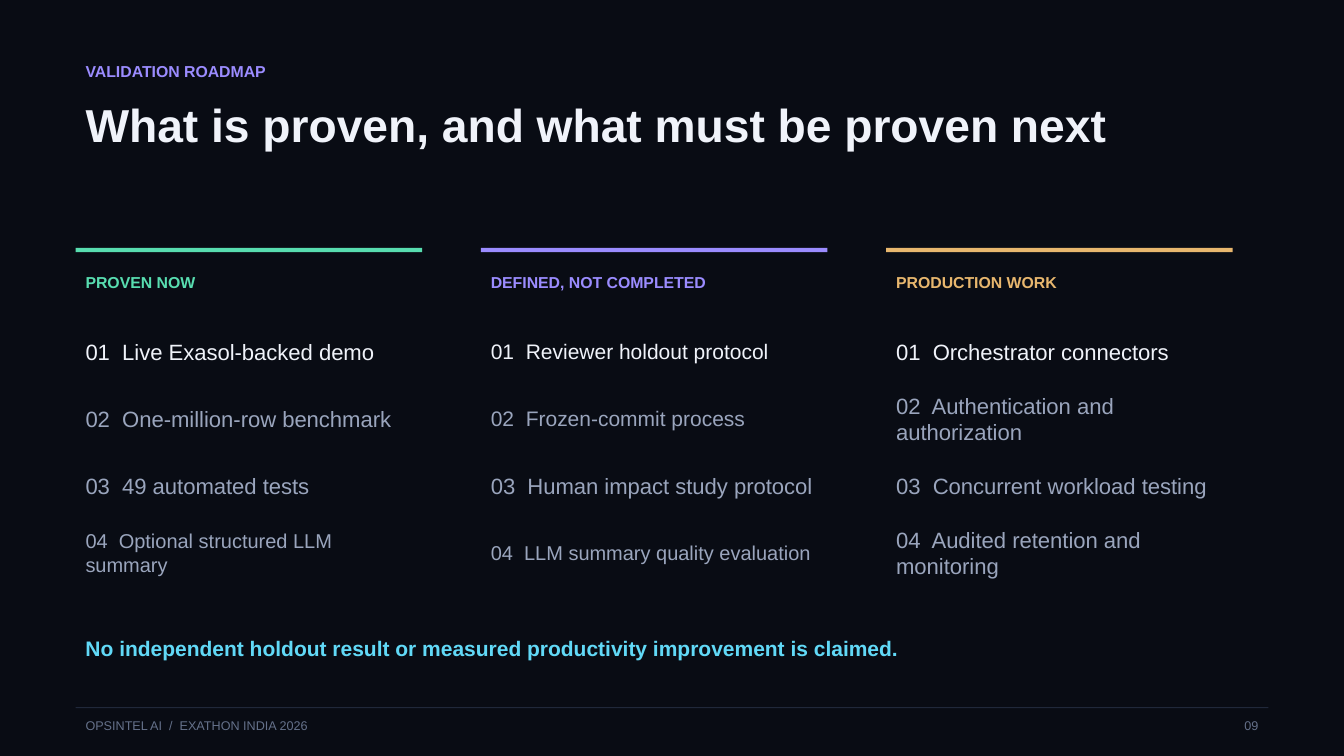
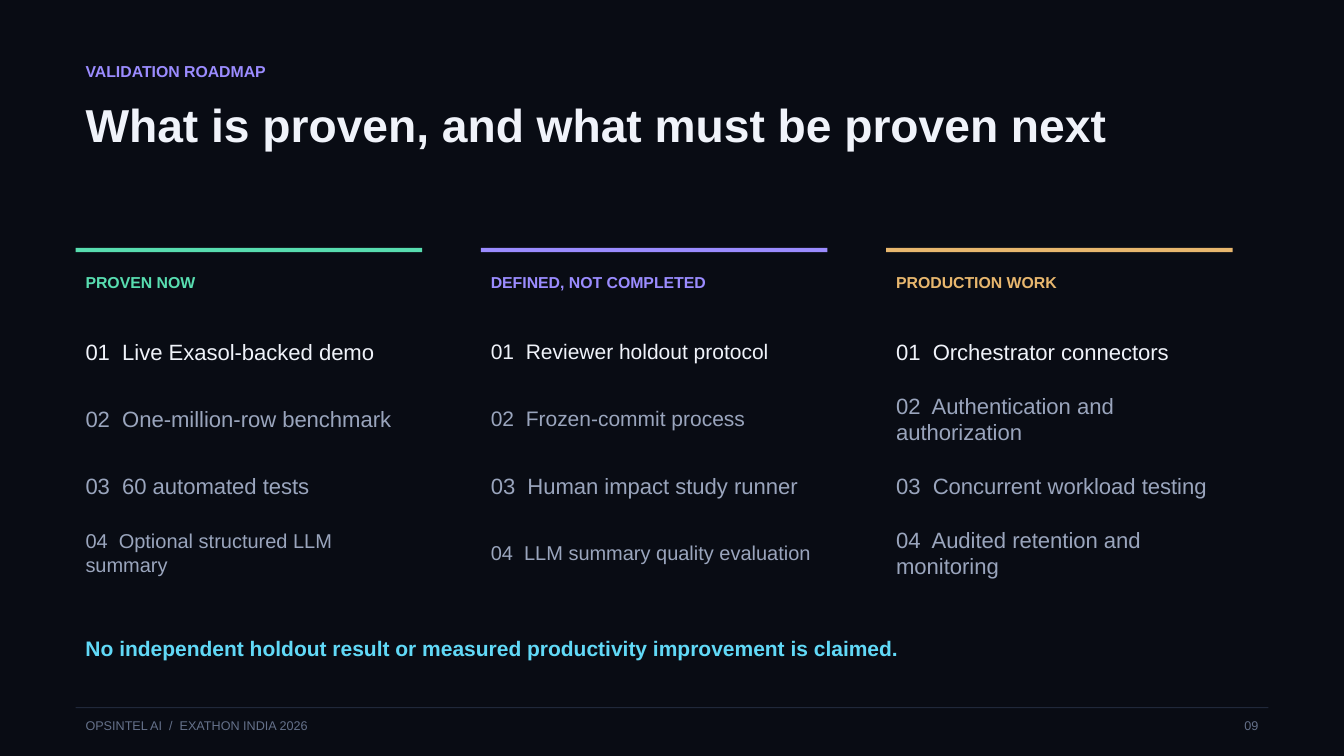
Before and after one commit to Anafa-thabassum/opsintel-ai, a slide deck: slide 9 of submission/opsintel-ai-pitch-deck.pptx. Drawn at 1344x756 pixels with LibreOffice and Linux fonts; fonts in the diff are those of the drawing. Boxes give left, top, right and bottom in pixels: in the first picture for what was removed or moved away, otherwise in the second. Text is boxed around its words. In the diff, an @@ line names an element or a change of style, - is before the commit and + after.

```diff
--- a/submission/opsintel-ai-pitch-deck.pptx
+++ b/submission/opsintel-ai-pitch-deck.pptx
@@ text at (x1=86, y1=478, x2=309, y2=494): text changed @@
-03 49 automated tests
+03 60 automated tests
@@ text at (x1=491, y1=478, x2=798, y2=499): text changed @@
-03 Human impact study protocol
+03 Human impact study runner
```
Also in this commit, not shown: 1 other slide changed, 10 other files.
